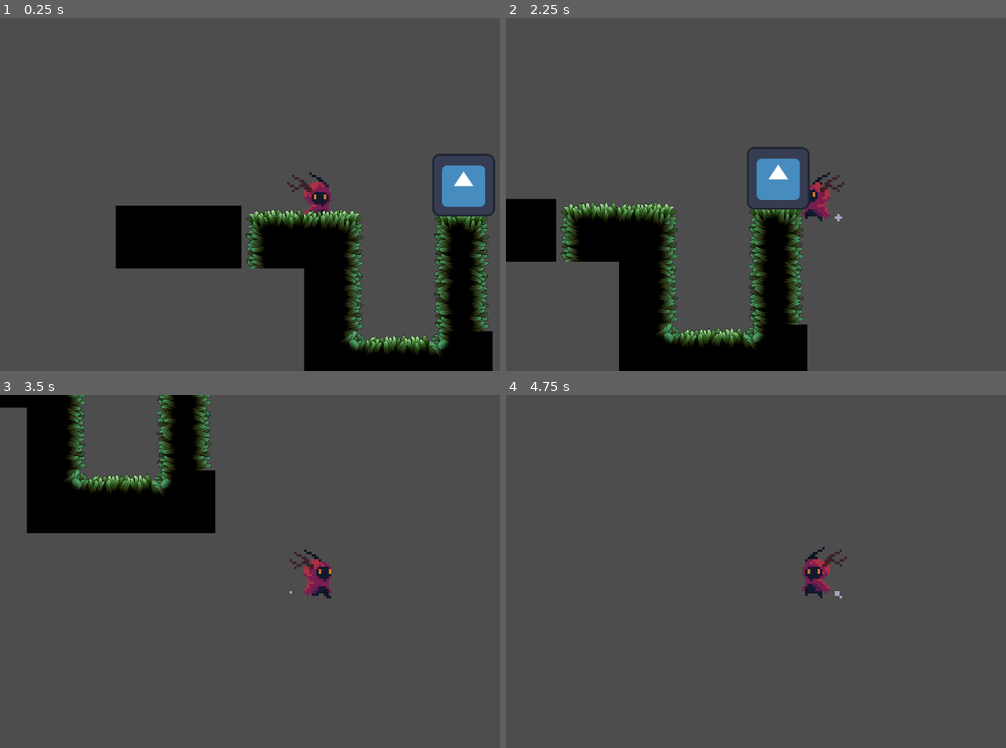
Above: before the commit, frames 1-4 (two rows, left to right).
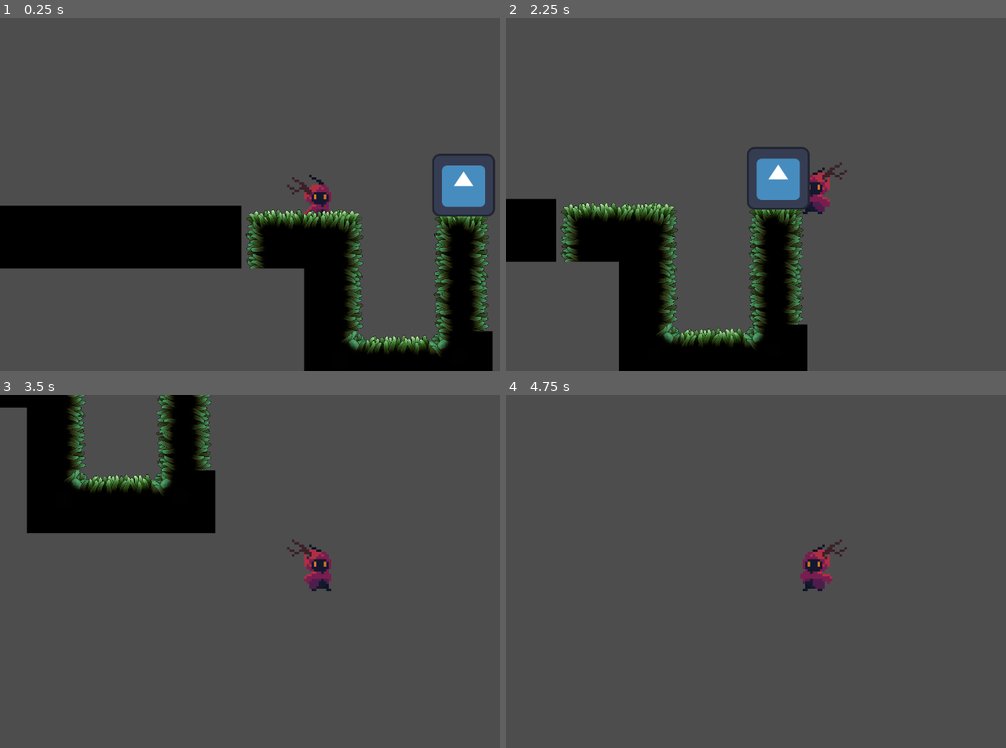
Above: after the commit, the same moments.

Repository: jwong65/GodotPlatformer
Game: Godot game, scene res://scenes/TestLevel.tscn
Same seed, same stepped clock (60 frames per second), same inputs: the game is played once before the commit and once after it. The engine's default icon, where the game draws it, is replaced by a stand-in: a white triangle on a blue panel in a dark square.
Inputs:
- Up to frame 1 (0.25 s): no input
- Up to frame 2 (2.25 s): hold Right (move_right) 0.53-2.03 s; tap W (jump) at 0.77, 1.52 s; hold Left (move_left) from 2.03 s (still down)
- Up to frame 3 (3.5 s): release Left (move_left) at 2.78 s; hold Right (move_right) from 2.78 s (still down); tap W (jump) at 3.02 s
- Up to frame 4 (4.75 s): tap W (jump) at 3.77, 4.52 s; release Right (move_right) at 4.28 s; hold Left (move_left) from 4.28 s (still down)

The runs differ from the first frame. In frame 1, 4.3% of the frame differs, in the area x 0-66%, y 43-71%; in frame 2, 0.6%; in frame 3, 0.7%; in frame 4, 0.7%.

Commit message:
Added JumpUp, JumpDown

Diff:
--- a/player/player.gd
+++ b/player/player.gd
@@ -7,6 +7,10 @@
 func _physics_process(delta: float) -> void:
 	# Apply gravity
 	if not is_on_floor():
+		if velocity.y < 0:
+			sprite.animation = "JumpUp"
+		else:
+			sprite.animation = "JumpDown"
 #		This basically means falling faster every frame for gravity. Delta is time since last frame
 		velocity.y += GRAVITY * delta
 	else:
--- a/player/player.tscn
+++ b/player/player.tscn
@@ -466,6 +466,54 @@
 [sub_resource type="AtlasTexture" id="AtlasTexture_1g4h8"]
 atlas = ExtResource("2_rkbax")
 region = Rect2(160, 0, 32, 32)
+
+[sub_resource type="AtlasTexture" id="AtlasTexture_3xi0n"]
+atlas = ExtResource("2_rkbax")
+region = Rect2(0, 160, 32, 32)
+
+[sub_resource type="AtlasTexture" id="AtlasTexture_hioli"]
+atlas = ExtResource("2_rkbax")
+region = Rect2(32, 160, 32, 32)
+
+[sub_resource type="AtlasTexture" id="AtlasTexture_e5mnx"]
+atlas = ExtResource("2_rkbax")
+region = Rect2(64, 160, 32, 32)
+
+[sub_resource type="AtlasTexture" id="AtlasTexture_dt0ky"]
+atlas = ExtResource("2_rkbax")
+region = Rect2(96, 160, 32, 32)
+
+[sub_resource type="AtlasTexture" id="AtlasTexture_mhw2q"]
+atlas = ExtResource("2_rkbax")
+region = Rect2(128, 160, 32, 32)
+
+[sub_resource type="AtlasTexture" id="AtlasTexture_vvji8"]
+atlas = ExtResource("2_rkbax")
+region = Rect2(160, 160, 32, 32)
+
+[sub_resource type="AtlasTexture" id="AtlasTexture_dbpvf"]
+atlas = ExtResource("2_rkbax")
+region = Rect2(0, 128, 32, 32)
+
+[sub_resource type="AtlasTexture" id="AtlasTexture_68g1w"]
+atlas = ExtResource("2_rkbax")
+region = Rect2(32, 128, 32, 32)
+
+[sub_resource type="AtlasTexture" id="AtlasTexture_m1060"]
+atlas = ExtResource("2_rkbax")
+region = Rect2(64, 128, 32, 32)
+
+[sub_resource type="AtlasTexture" id="AtlasTexture_uju0u"]
+atlas = ExtResource("2_rkbax")
+region = Rect2(96, 128, 32, 32)
+
+[sub_resource type="AtlasTexture" id="AtlasTexture_ckf88"]
+atlas = ExtResource("2_rkbax")
+region = Rect2(128, 128, 32, 32)
+
+[sub_resource type="AtlasTexture" id="AtlasTexture_ciyjg"]
+atlas = ExtResource("2_rkbax")
+region = Rect2(160, 128, 32, 32)
 
 [sub_resource type="AtlasTexture" id="AtlasTexture_0toqm"]
 atlas = ExtResource("2_rkbax")
@@ -861,6 +909,52 @@
 }, {
 "frames": [{
 "duration": 1.0,
+"texture": SubResource("AtlasTexture_3xi0n")
+}, {
+"duration": 1.0,
+"texture": SubResource("AtlasTexture_hioli")
+}, {
+"duration": 1.0,
+"texture": SubResource("AtlasTexture_e5mnx")
+}, {
+"duration": 1.0,
+"texture": SubResource("AtlasTexture_dt0ky")
+}, {
+"duration": 1.0,
+"texture": SubResource("AtlasTexture_mhw2q")
+}, {
+"duration": 1.0,
+"texture": SubResource("AtlasTexture_vvji8")
+}],
+"loop": false,
+"name": &"JumpDown",
+"speed": 5.0
+}, {
+"frames": [{
+"duration": 1.0,
+"texture": SubResource("AtlasTexture_dbpvf")
+}, {
+"duration": 1.0,
+"texture": SubResource("AtlasTexture_68g1w")
+}, {
+"duration": 1.0,
+"texture": SubResource("AtlasTexture_m1060")
+}, {
+"duration": 1.0,
+"texture": SubResource("AtlasTexture_uju0u")
+}, {
+"duration": 1.0,
+"texture": SubResource("AtlasTexture_ckf88")
+}, {
+"duration": 1.0,
+"texture": SubResource("AtlasTexture_ciyjg")
+}],
+"loop": false,
+"name": &"JumpUp",
+"speed": 5.0
+}, {
+"frames": [{
+"duration": 1.0,
 "texture": SubResource("AtlasTexture_0toqm")
 }, {
 "duration": 1.0,
@@ -895,11 +989,6 @@
 "loop": true,
 "name": &"default",
 "speed": 5.0
-}, {
-"frames": [],
-"loop": true,
-"name": &"new_animation",
-"speed": 5.0
 }]
 
 [node name="Player" type="CharacterBody2D"]
@@ -916,5 +1005,5 @@
 
 [node name="AnimatedSprite2D" type="AnimatedSprite2D" parent="."]
 sprite_frames = SubResource("SpriteFrames_ama2g")
-animation = &"new_animation"
+animation = &"JumpDown"
 autoplay = "Idle"
--- a/scenes/TestLevel.tscn
+++ b/scenes/TestLevel.tscn
@@ -34,7 +34,7 @@
 scale = Vector2(0.25, 0.25)
 tile_set = ExtResource("2_1fpmp")
 format = 2
-layer_0/tile_data = PackedInt32Array(65535, 0, 0, 0, 131072, …(119 unchanged characters)… 306368, 65534, 65536, 1, 65533, 65536, 1)
+layer_0/tile_data = PackedInt32Array(65535, 0, 0, 0, 131072, …(119 unchanged characters)… 306368, 65534, 65536, 1, 65533, 65536, 1, 65532, 65536, 1, 65531, 65536, 1, 65530, 65536, 1, 65529, 65536, 1, 65528, 65536, 1, 65526, 65536, 1, 65527, 65536, 1)
 
 [node name="Camera2D" type="Camera2D" parent="."]
 zoom = Vector2(3, 3)
Not shown: 1 places in player/player.tscn that only renumber resources
